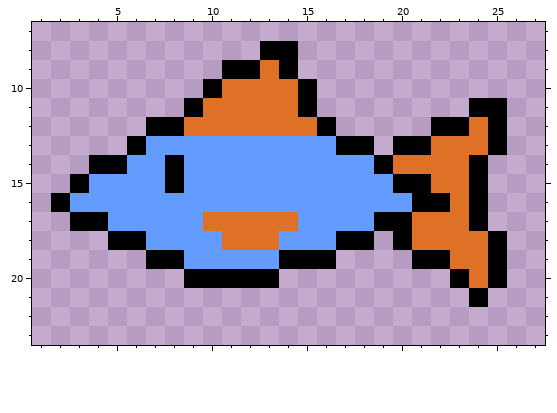
Pixel-art sprite: src/lib/assets/fish-32.png. The first picture shows the starting point.
The file is 32x32 pixels. Shown: x 1..27, y 7..23.
After:
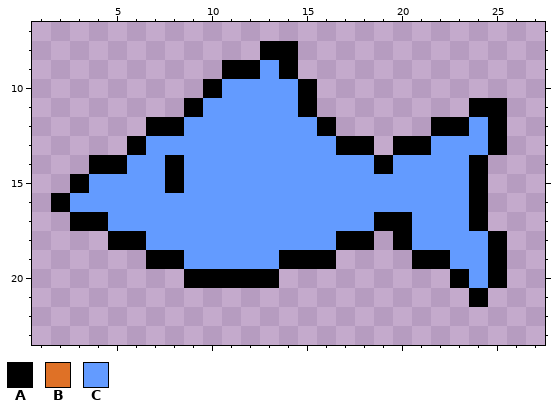
Palette (. is transparent): A #000000  B #df7126  C #639bff
Log entry: Integrate localStorage into fishCounter, add cooked Fish/rawFish
Changes in this commit:
Colour C replaces colour A in row 15 at x 20 to 21; in row 16 at x 21 to 22.
Colour C replaces colour B in row 9 at x 13; in row 10 at x 11 to 14; in row 11 at x 10 to 14; in row 12 at x 9 to 15 and 24; in row 13 at x 22 to 24; in row 14 at x 20 to 23.
Colour C replaces colour B in row 15 at x 22 to 23; in row 16 at x 23; in row 17 at x 10 to 14 and 21 to 23; in row 18 at x 11 to 13 and 21 to 24; in row 19 at x 23 to 24; in row 20 at x 24.
